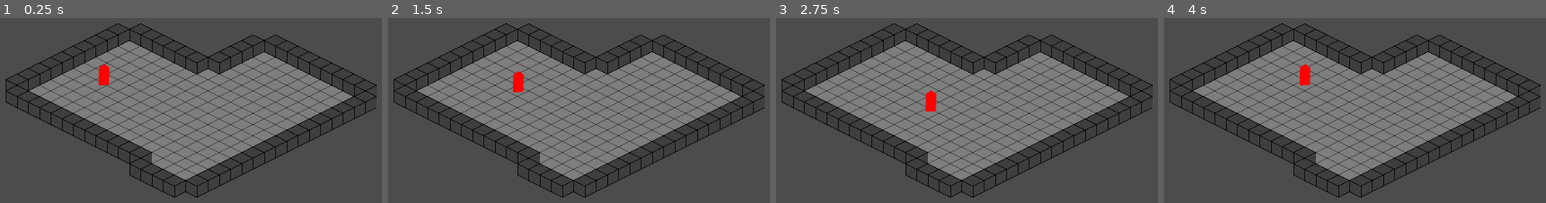
Above: before the commit, frames 1-4 (left to right).
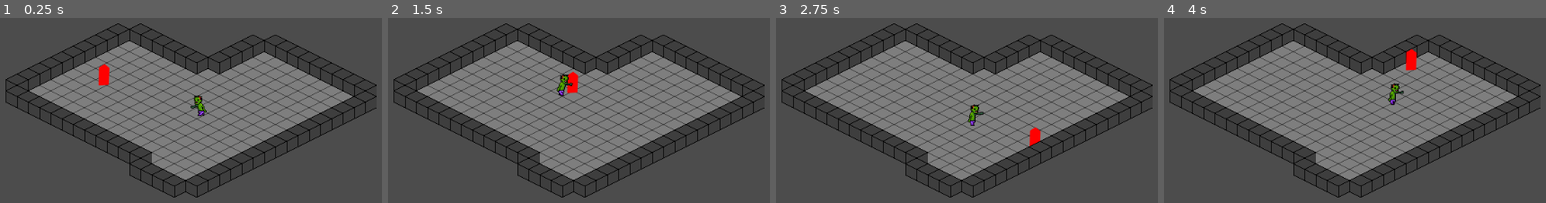
Above: after the commit, the same moments.

Repository: Ramonacus/GunFuRy
Game: Godot game, scene res://Scenes/MainScene.tscn
Same seed, same stepped clock (60 frames per second), same inputs: the game is played once before the commit and once after it. Before the commit the project starts from res://MainScene.tscn.
Inputs:
- Up to frame 1 (0.25 s): no input
- Up to frame 2 (1.5 s): tap Enter at 0.5 s; hold Right (ui_right) 0.53-1.28 s; hold Down (ui_down) from 1.28 s (still down)
- Up to frame 3 (2.75 s): release Down (ui_down) at 2.03 s; hold Right (ui_right) from 2.03 s (still down)
- Up to frame 4 (4 s): release Right (ui_right) at 2.78 s; hold Up (ui_up) 2.78-3.53 s; hold Left (ui_left) from 3.53 s (still down)

The runs differ from the first frame. In frame 1, 0.2% of the frame differs, in the area x 49-55%, y 41-53%; in frame 2, 0.8%; in frame 3, 0.8%; in frame 4, 0.9%, in the area x 35-67%, y 16-48%.

Commit message:
Zombi walk

Diff:
--- a/Player.gd
+++ /dev/null
@@ -1,27 +0,0 @@
-extends KinematicBody2D
-
-
-var speed = 50
-var velocity = Vector2()
-
-func get_input():
-	# Detect up/down/left/right keystate and only move when pressed.
-	velocity = Vector2()
-	if Input.is_action_pressed('ui_right'):
-		velocity.x += 1
-	if Input.is_action_pressed('ui_left'):
-		velocity.x -= 1
-	if Input.is_action_pressed('ui_down'):
-		velocity.y += 1
-	if Input.is_action_pressed('ui_up'):
-		velocity.y -= 1
-	velocity = velocity.normalized() * speed
-
-# Called when the node enters the scene tree for the first time.
-func _ready():
-	pass # Replace with function body.
-
-
-func _physics_process(delta: float):
-	get_input()
-	move_and_collide(velocity * delta);
--- a/Level.tscn
+++ b/Scenes/Level.tscn
@@ -1,7 +1,8 @@
-[gd_scene load_steps=3 format=2]
+[gd_scene load_steps=4 format=2]
 
 [ext_resource path="res://Art/Tiles/Simple.tres" type="TileSet" id=1]
-[ext_resource path="res://Player.tscn" type="PackedScene" id=2]
+[ext_resource path="res://Scenes/Player.tscn" type="PackedScene" id=2]
+[ext_resource path="res://Scenes/Zombi.tscn" type="PackedScene" id=3]
 
 [node name="Level" type="Node2D"]
 
@@ -27,3 +28,6 @@
 
 [node name="Player" parent="Walls" instance=ExtResource( 2 )]
 position = Vector2( 28, -17 )
+
+[node name="Zombi" parent="Walls" instance=ExtResource( 3 )]
+position = Vector2( 176, 32 )
--- a/MainScene.tscn
+++ b/Scenes/MainScene.tscn
@@ -1,6 +1,6 @@
 [gd_scene load_steps=2 format=2]
 
-[ext_resource path="res://Level.tscn" type="PackedScene" id=1]
+[ext_resource path="res://Scenes/Level.tscn" type="PackedScene" id=1]
 
 [node name="Main Scene" type="Node2D"]
 
--- a/Player.tscn
+++ b/Scenes/Player.tscn
@@ -1,6 +1,7 @@
 [gd_scene load_steps=3 format=2]
 
-[ext_resource path="res://Player.gd" type="Script" id=1]
+[ext_resource path="res://Scripts/Player.gd" type="Script" id=1]
+
 
 [sub_resource type="CircleShape2D" id=1]
 radius = 7.40569
--- /dev/null
+++ b/Scenes/Zombi.tscn
@@ -0,0 +1,47 @@
+[gd_scene load_steps=19 format=2]
+
+[ext_resource path="res://Art/Zombi/zombi-walk-E7.png" type="Texture" id=1]
+[ext_resource path="res://Art/Zombi/zombi-walk-E5.png" type="Texture" id=2]
+[ext_resource path="res://Art/Zombi/zombi-walk-E2.png" type="Texture" id=3]
+[ext_resource path="res://Art/Zombi/zombi-walk-E1.png" type="Texture" id=4]
+[ext_resource path="res://Art/Zombi/zombi-walk-E9.png" type="Texture" id=5]
+[ext_resource path="res://Art/Zombi/zombi-walk-E3.png" type="Texture" id=6]
+[ext_resource path="res://Art/Zombi/zombi-walk-E8.png" type="Texture" id=7]
+[ext_resource path="res://Art/Zombi/zombi-walk-E4.png" type="Texture" id=8]
+[ext_resource path="res://Art/Zombi/zombi-walk-E6.png" type="Texture" id=9]
+[ext_resource path="res://Scripts/Zombi.gd" type="Script" id=10]
+[ext_resource path="res://Art/Zombi/zombi-attack-E1.png" type="Texture" id=11]
+[ext_resource path="res://Art/Zombi/zombi-attack-E3.png" type="Texture" id=12]
+[ext_resource path="res://Art/Zombi/zombi-attack-E4.png" type="Texture" id=13]
+[ext_resource path="res://Art/Zombi/zombi-attack-E5.png" type="Texture" id=14]
+[ext_resource path="res://Art/Zombi/zombi-attack-E6.png" type="Texture" id=15]
+[ext_resource path="res://Art/Zombi/zombi-attack-E2.png" type="Texture" id=16]
+
+[sub_resource type="SpriteFrames" id=1]
+animations = [ {
+"frames": [ ExtResource( 11 ), ExtResource( 16 ), ExtResource( 12 ), ExtResource( 13 ), ExtResource( 14 ), ExtResource( 15 ) ],
+"loop": false,
+"name": "Zombi attack E",
+"speed": 8.0
+}, {
+"frames": [ ExtResource( 4 ), ExtResource( 3 ), ExtResource( 6 ), ExtResource( 8 ), ExtResource( 2 ), ExtResource( 9 ), ExtResource( 1 ), ExtResource( 7 ), ExtResource( 5 ) ],
+"loop": true,
+"name": "Zombi walk E",
+"speed": 8.0
+} ]
+
+[sub_resource type="CircleShape2D" id=2]
+radius = 6.89538
+
+[node name="Zombi" type="KinematicBody2D"]
+script = ExtResource( 10 )
+
+[node name="AnimatedSprite" type="AnimatedSprite" parent="."]
+frames = SubResource( 1 )
+animation = "Zombi walk E"
+frame = 2
+playing = true
+
+[node name="CollisionShape2D" type="CollisionShape2D" parent="."]
+position = Vector2( 0, 10 )
+shape = SubResource( 2 )
--- /dev/null
+++ b/Scripts/Player.gd
@@ -0,0 +1,24 @@
+extends KinematicBody2D
+
+
+var speed = 150
+var direction = Vector2()
+onready var sprite: AnimatedSprite = $AnimatedSprite
+
+func calculate_direction():
+	# Detect up/down/left/right keystate and only move when pressed.
+	direction = Vector2()
+	if Input.is_action_pressed('ui_right'):
+		direction.x += 1
+	if Input.is_action_pressed('ui_left'):
+		direction.x -= 1
+	if Input.is_action_pressed('ui_down'):
+		direction.y += 1
+	if Input.is_action_pressed('ui_up'):
+		direction.y -= 1
+	direction = direction.normalized()
+
+
+func _physics_process(delta):
+	calculate_direction()
+	move_and_collide(speed * direction * delta)
--- /dev/null
+++ b/Scripts/Zombi.gd
@@ -0,0 +1,19 @@
+extends KinematicBody2D
+
+var speed = 50
+var direction = Vector2()
+onready var player: KinematicBody2D = get_node("../Player")
+onready var sprite: AnimatedSprite = $AnimatedSprite
+
+func calculate_direction():
+	direction = (player.get_position() - get_position()).normalized()
+	sprite.set_flip_h(direction.x < 0)
+
+func _physics_process(delta):
+	calculate_direction()
+	move_and_collide(speed * direction * delta)
+
+
+# Called every frame. 'delta' is the elapsed time since the previous frame.
+#func _process(delta):
+#	pass
--- a/project.godot
+++ b/project.godot
@@ -16,7 +16,7 @@
 [application]
 
 config/name="Gun Fu Ry"
-run/main_scene="res://MainScene.tscn"
+run/main_scene="res://Scenes/MainScene.tscn"
 config/icon="res://icon.png"
 
 [input]
